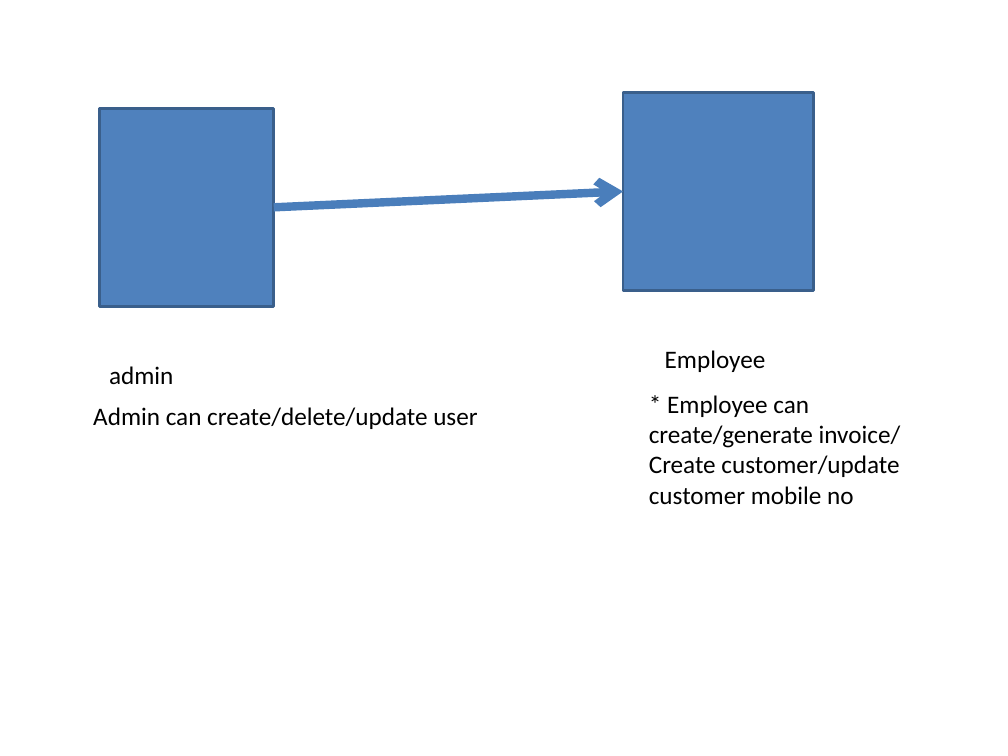
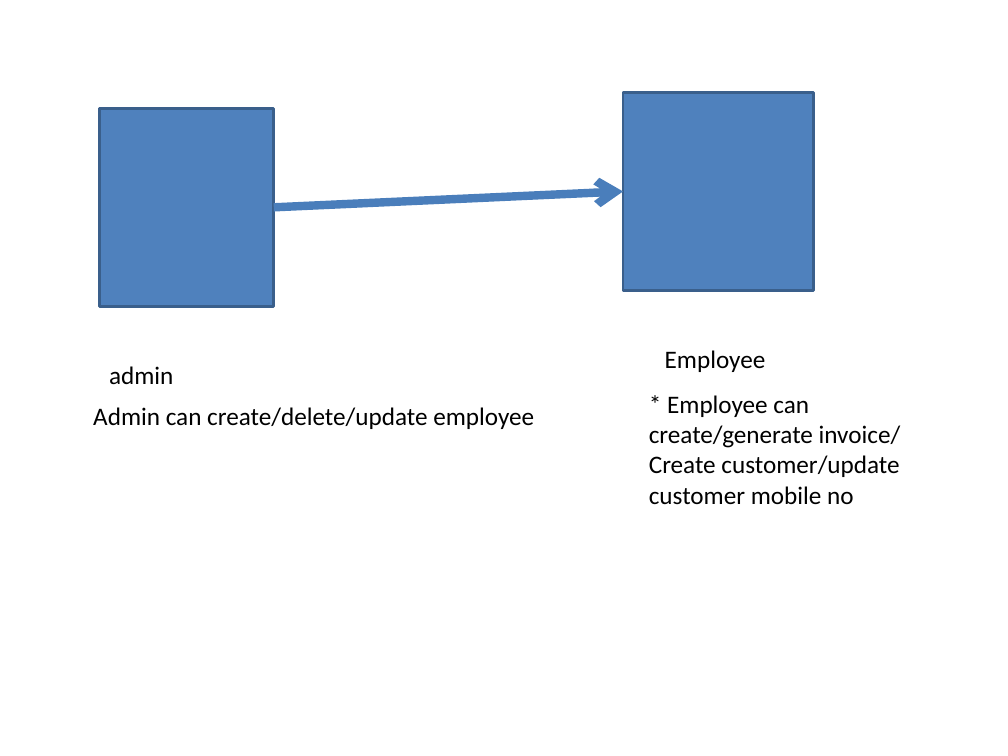
Before and after one commit to prakash8876/spring-jdbc-demo, a slide deck: slide 1 of market/market project.pptx (slide 2 before the commit). Drawn at 1008x756 pixels with LibreOffice and Linux fonts; fonts in the diff are those of the drawing. Boxes give left, top, right and bottom in pixels: in the first picture for what was removed or moved away, otherwise in the second. Text is boxed around its words. In the diff, an @@ line names an element or a change of style, - is before the commit and + after.

```diff
--- a/market/market project.pptx
+++ b/market/market project.pptx
@@ text at box(93, 407, 534, 429): text changed @@
-Admin can create/delete/update user
+Admin can create/delete/update employee
```
Also in this commit, not shown: 45 other files.
